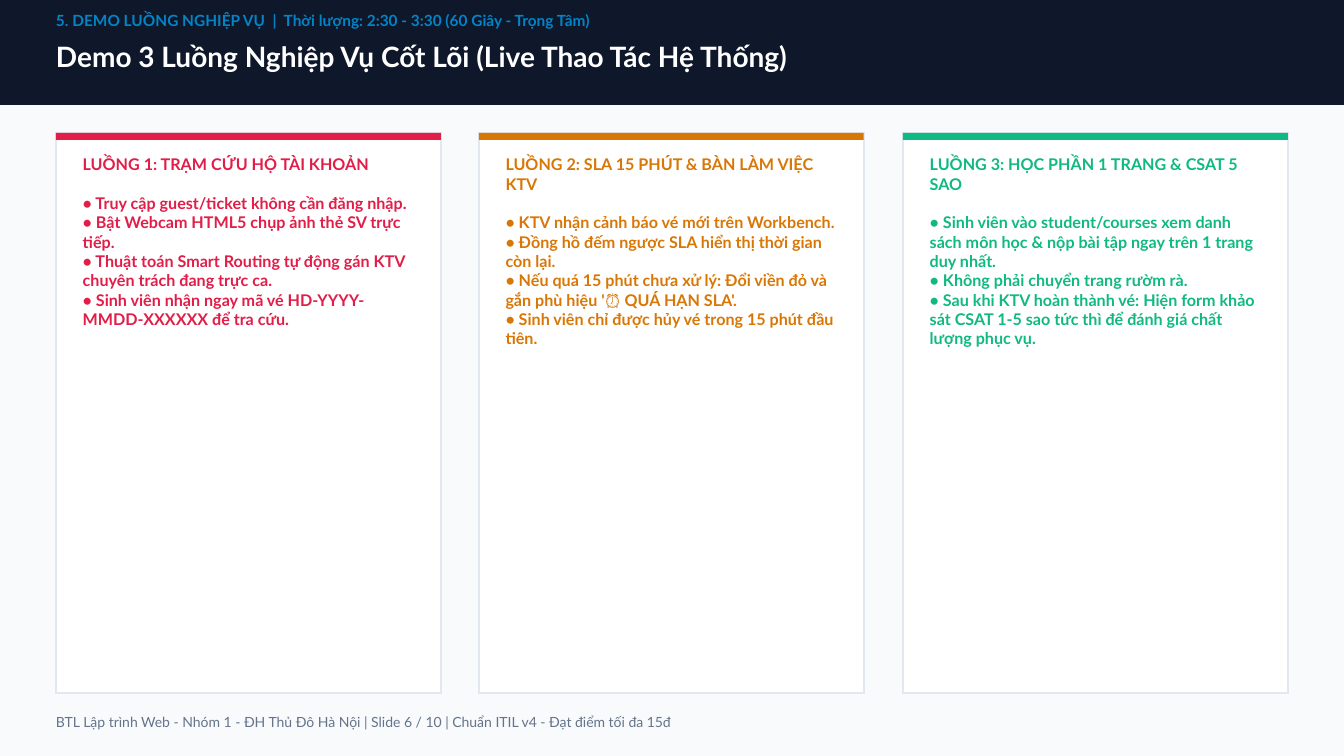
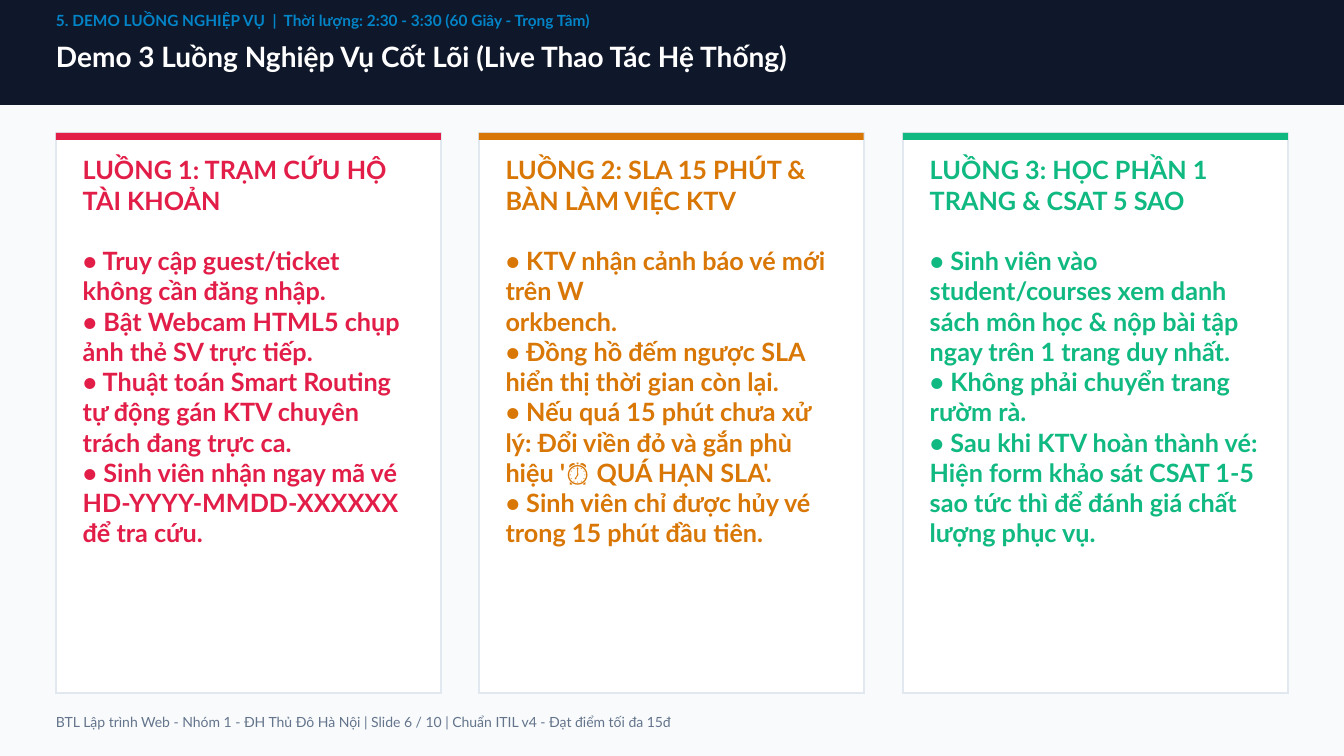
Before and after one commit to trlinhhhhcopp/bai-tap-lon-lap-trinh-web-nhom1, a slide deck: slide 5 of docs/Bao_Ve_BTL_Nhom1_Helpdesk_5Phut_15Diem.pptx (slide 6 before the commit). Drawn at 1344x756 pixels with LibreOffice and Linux fonts; fonts in the diff are those of the drawing. Boxes give left, top, right and bottom in pixels: in the first picture for what was removed or moved away, otherwise in the second. Text is boxed around its words. In the diff, an @@ line names an element or a change of style, - is before the commit and + after.

```diff
--- a/docs/Bao_Ve_BTL_Nhom1_Helpdesk_5Phut_15Diem.pptx
+++ b/docs/Bao_Ve_BTL_Nhom1_Helpdesk_5Phut_15Diem.pptx
@@ text "LUỒNG 1: TRẠM CỨU HỘ ..." at <box>83,158,400,542</box>: size 11.5 to 18 pt @@
@@ text at <box>506,158,825,547</box>: text changed; size 11.5 to 18 pt @@
-LUỒNG 2: SLA 15 PHÚT & BÀN LÀM VIỆC KTV
-• KTV nhận cảnh báo vé mới trên Workbench.
-• Đồng hồ đếm ngược SLA hiển thị thời gian còn lại.
-• Nếu quá 15 phút chưa xử lý: Đổi viền đỏ và gắn phù hiệu '⏰ QUÁ HẠN SLA'.
-• Sinh viên chỉ được hủy vé trong 15 phút đầu tiên.
+LUỒNG 2: SLA 15 PHÚT & BÀN LÀM VIỆC KTV
+• KTV nhận cảnh báo vé mới trên W
+orkbench.
+• Đồng hồ đếm ngược SLA hiển thị thời gian còn lại.
+• Nếu quá 15 phút chưa xử lý: Đổi viền đỏ và gắn phù hiệu '⏰ QUÁ HẠN SLA'.
+• Sinh viên chỉ được hủy vé trong 15 phút đầu tiên.
@@ text "LUỒNG 3: HỌC PHẦN 1 ..." at <box>930,158,1258,547</box>: size 11.5 to 18 pt @@
```
Also in this commit, not shown: 7 other slides changed, 1 slide removed, 4 other files.
